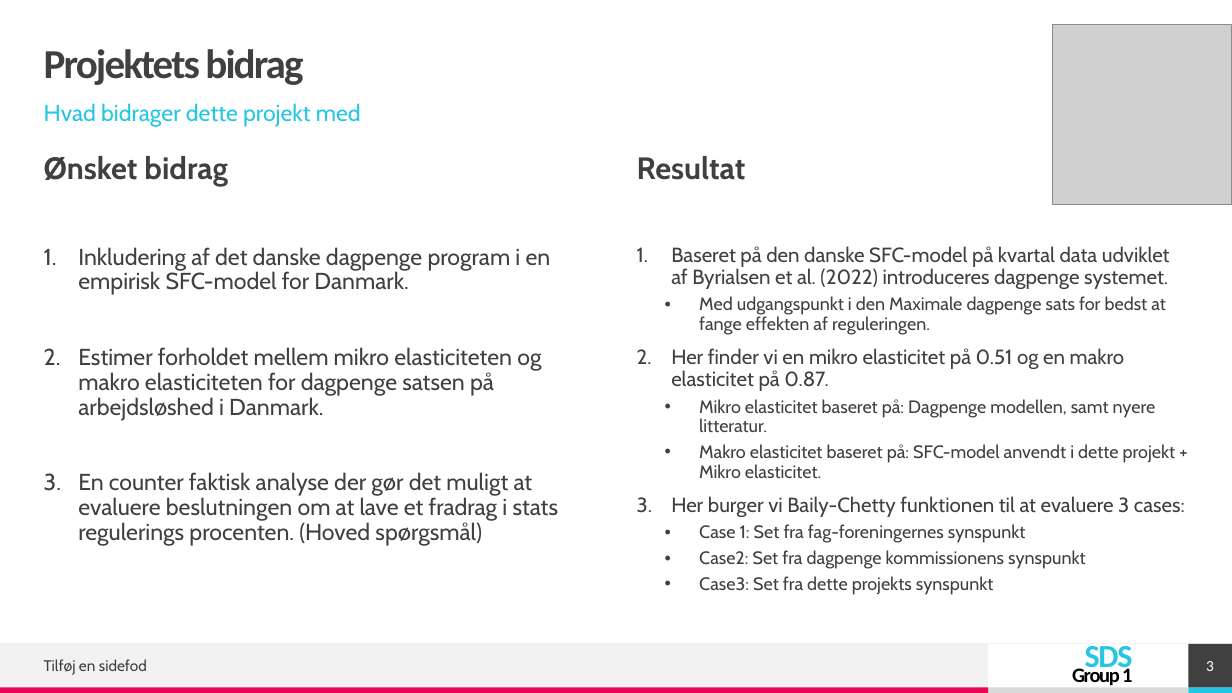
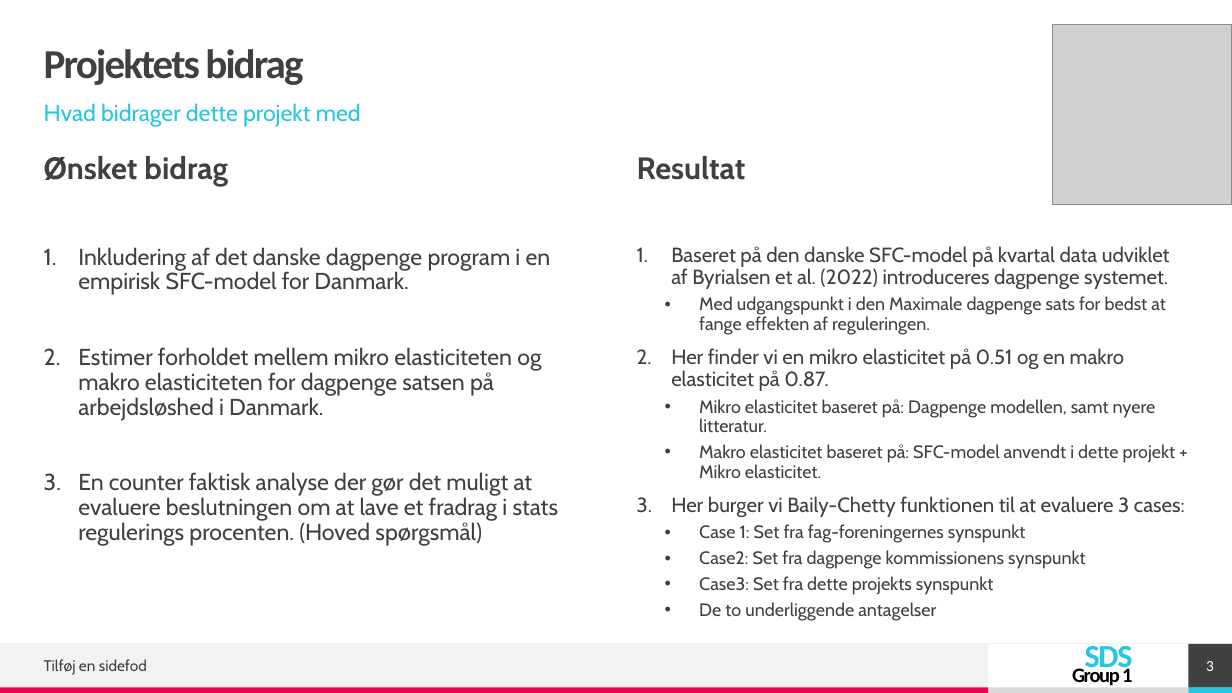
Before and after one commit to simonmig10/komp_r, a slide deck: slide 3 of PP-Eksamen.pptx. Drawn at 1232x693 pixels with LibreOffice and Linux fonts; fonts in the diff are those of the drawing; grey boxes stand for pictures. Boxes give left, top, right and bottom in pixels: in the first picture for what was removed or moved away, otherwise in the second. Text is boxed around its words. In the diff, an @@ line names an element or a change of style, - is before the commit and + after.

```diff
--- a/PP-Eksamen.pptx
+++ b/PP-Eksamen.pptx
@@ text at (x1=699, y1=602, x2=936, y2=621): paragraph added @@
+  • De to underliggende antagelser
```
